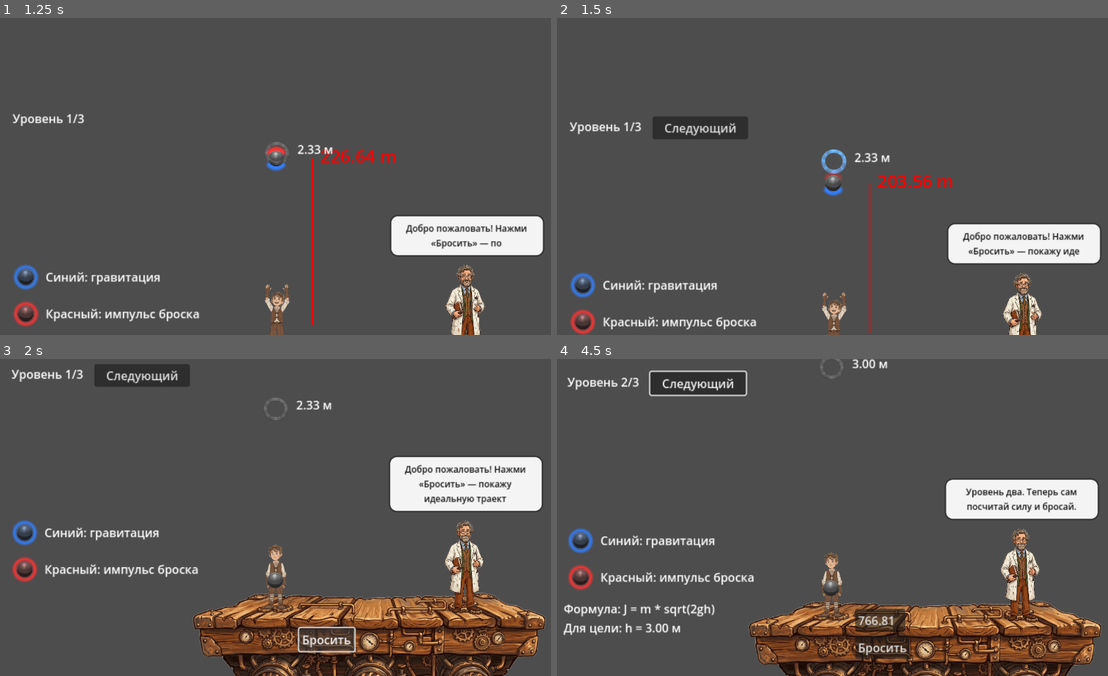
Above: before the commit, frames 1-4 (two rows, left to right).
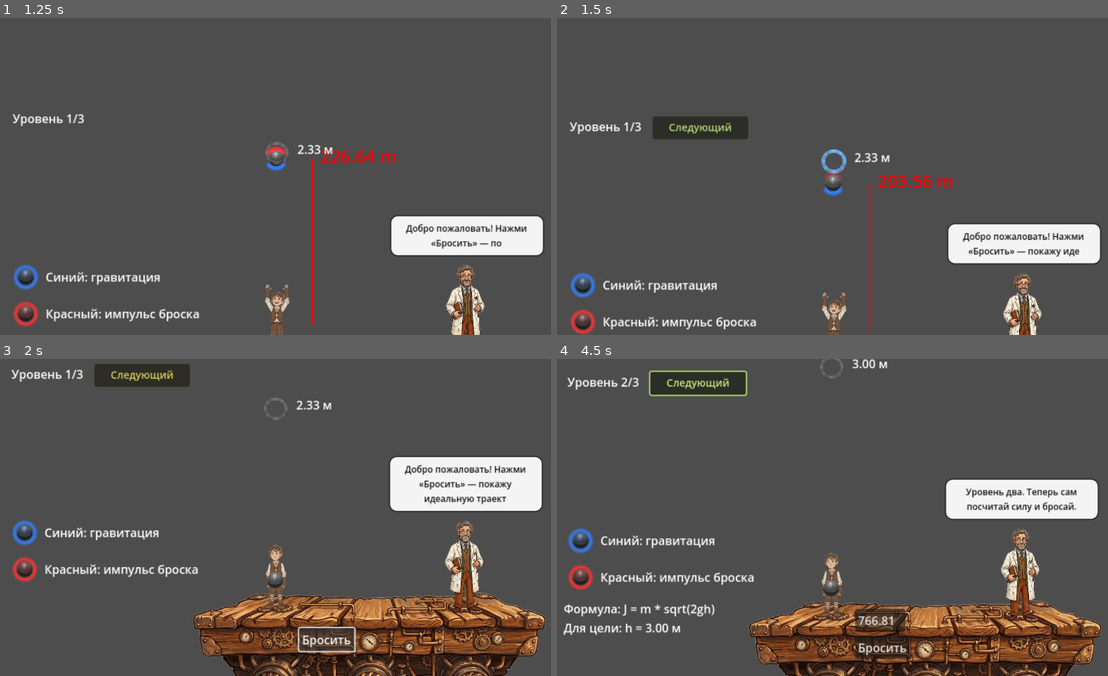
Above: after the commit, the same moments.

Repository: vasyukovin/physics
Game: Godot game, scene res://playground.tscn
Same seed, same stepped clock (60 frames per second), same inputs: the game is played once before the commit and once after it.
Inputs:
- Up to frame 1 (1.25 s): click "Бросить" at 0.5 s
- Up to frame 2 (1.5 s): no input
- Up to frame 3 (2 s): no input
- Up to frame 4 (4.5 s): click "Следующий" at 2 s; click "Бросить" at 2.75 s; click "Следующий" at 4.25 s

Frame 1 is identical in both runs. In frame 2, 0.3% of the frame differs, in the area x 19-33%, y 32-38%; in frame 3, 0.3%; in frame 4, 0.6%, in the area x 16-35%, y 3-12%.

Commit message:
Add shimmer attention effect to the next level button.
Pulse the button when it becomes available so players notice they can advance.

Co-authored-by: Cursor <cursoragent@cursor.com>

Diff:
--- a/Scripts/level_ui_controller.gd
+++ b/Scripts/level_ui_controller.gd
@@ -46,7 +46,7 @@
 
 func apply_level_state(level: int, total_levels: int) -> void:
 	level_label.text = "Уровень %d/%d" % [level, total_levels]
-	next_level_button.visible = false
+	show_next_level_button(false)
 
 	if level == 1:
 		force_input.visible = false
@@ -67,6 +67,8 @@
 
 func show_next_level_button(visible: bool) -> void:
 	next_level_button.visible = visible
+	if next_level_button.has_method("set_attention_active"):
+		next_level_button.set_attention_active(visible)
 
 func set_throw_button_disabled(disabled: bool) -> void:
 	throw_button.disabled = disabled
--- /dev/null
+++ b/Scripts/next_level_button.gd
@@ -0,0 +1,40 @@
+extends Button
+
+@export var shimmer_speed_sec: float = 0.55
+@export var shimmer_color_a: Color = Color(0.72, 1.0, 0.58, 1.0)
+@export var shimmer_color_b: Color = Color(1.0, 0.9, 0.38, 1.0)
+
+var _shimmer_tween: Tween
+var _rest_modulate: Color = Color.WHITE
+
+
+func _ready() -> void:
+	_rest_modulate = modulate
+	_set_attention_active(false)
+
+
+func set_attention_active(active: bool) -> void:
+	_set_attention_active(active)
+
+
+func _set_attention_active(active: bool) -> void:
+	_stop_shimmer()
+	if active:
+		_start_shimmer()
+	else:
+		modulate = _rest_modulate
+
+
+func _start_shimmer() -> void:
+	modulate = shimmer_color_a
+	_shimmer_tween = create_tween().set_loops()
+	_shimmer_tween.tween_property(self, "modulate", shimmer_color_b, shimmer_speed_sec)\
+		.set_trans(Tween.TRANS_SINE).set_ease(Tween.EASE_IN_OUT)
+	_shimmer_tween.tween_property(self, "modulate", shimmer_color_a, shimmer_speed_sec)\
+		.set_trans(Tween.TRANS_SINE).set_ease(Tween.EASE_IN_OUT)
+
+
+func _stop_shimmer() -> void:
+	if _shimmer_tween:
+		_shimmer_tween.kill()
+		_shimmer_tween = null
--- a/playground.tscn
+++ b/playground.tscn
@@ -1,6 +1,7 @@
-[gd_scene load_steps=8 format=3 uid="uid://cc8u44lwboe8l"]
+[gd_scene load_steps=9 format=3 uid="uid://cc8u44lwboe8l"]
 
 [ext_resource type="Script" uid="uid://m8ijcvnhpgc5" path="res://playground.gd" id="1_m8u5f"]
+[ext_resource type="Script" path="res://Scripts/next_level_button.gd" id="6_nextlvl"]
 [ext_resource type="PackedScene" uid="uid://dwffayb7mb7kt" path="res://Player/player.tscn" id="1_rupst"]
 [ext_resource type="PackedScene" uid="uid://cfwn7u670wl21" path="res://Ball/ball.tscn" id="3_is3ju"]
 [ext_resource type="Texture2D" uid="uid://bfkcudjici3eq" path="res://Assets/Professor/proff2.png" id="4_is3ju"]
@@ -105,7 +106,9 @@
 offset_top = -385.0
 offset_right = -170.0
 offset_bottom = -354.0
+theme_override_font_sizes/font_size = 14
 text = "Следующий"
+script = ExtResource("6_nextlvl")
 
 [node name="FormulaLabel" type="Label" parent="UI"]
 layout_mode = 0
Not shown, added: Scripts/next_level_button.gd.uid
